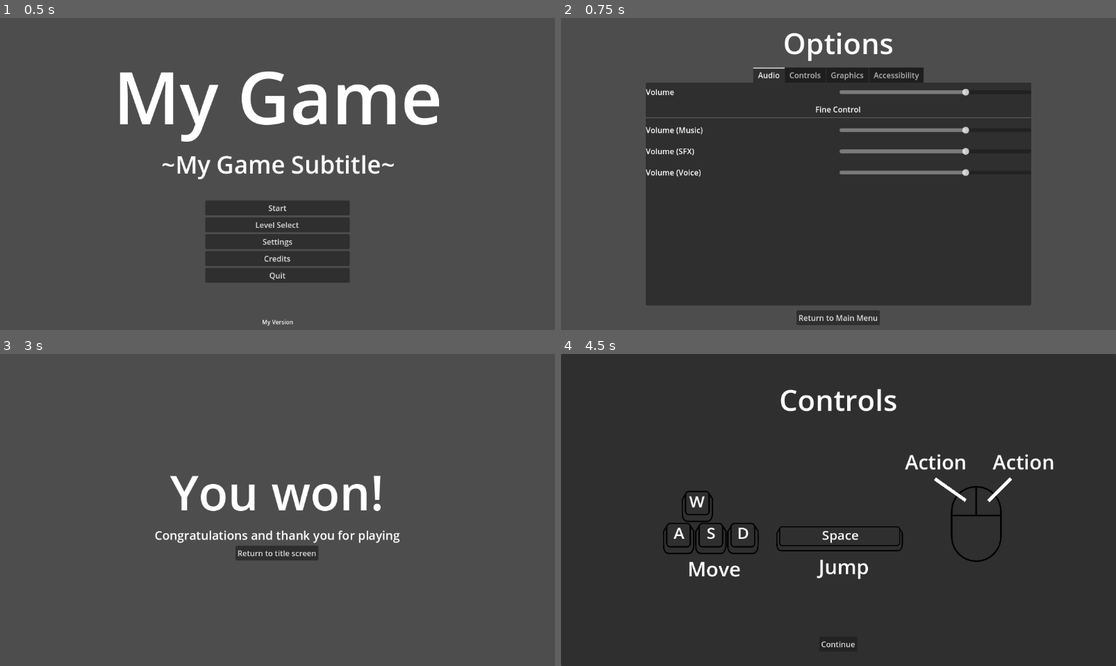
Above: before the commit, frames 1-4 (two rows, left to right).
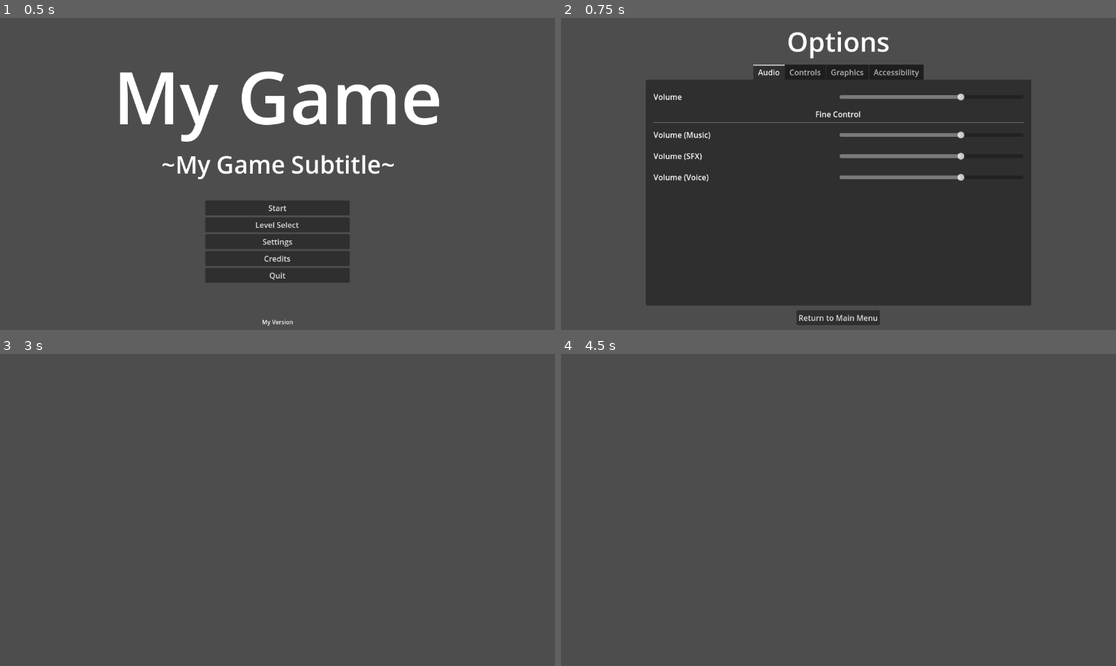
Above: after the commit, the same moments.

Repository: THE-ORONCO/godot-game-template
Game: Godot game, scene res://gamemanager/gamemanager.tscn
Two runs of this game, one before a commit and one after it. Both use one fixed random seed, a clock stepped at 60 frames per second and the inputs below.
Inputs (mouse positions are in pixels of both pictures, inside the frame that each line leads up to):
- Up to frame 1 (0.5 s): no input
- Up to frame 2 (0.75 s): click "Settings" at 0.5 s
- Up to frame 3 (3 s): click "Return to Main Menu" at 1.25 s; click "Start" at 2 s; click "Continue" at 2.75 s
- Up to frame 4 (4.5 s): click (838, 553) at 3.5 s, where only the run before the commit has a clickable "Return to title screen"; click (838, 544) at 4.25 s, where only the run before the commit has a clickable "Start"

Frame 1 is identical in both runs. In frame 2, 5.2% of the frame differs, in the area x 15-85%, y 4-53%; in frame 3, 2.7%; in frame 4, 100%, in the area x 0-100%, y 0-100%.

Commit message:
Improve default theme and make more controls themeable

Diff:
--- a/gamemanager/gamemanager.gd
+++ b/gamemanager/gamemanager.gd
@@ -14,7 +14,7 @@
 ## Formatable Strig pointing to
 @export var level_location = "res://levels/level_%s.tscn"
 
-@onready var pause_menu: Control
+@onready var pause_menu: Control = $SubViewportContainer/MenuLayer/PauseMenu
 @onready var menu_layer: Viewport = $SubViewportContainer/MenuLayer
 
 var level = 0
@@ -63,6 +63,7 @@
 #region Level Loading
 
 func _show_main_level() -> void:
+	InputManager.set_is_in_game(true)
 	var next_level: Node = main_level.instantiate()
 	if next_level.has_signal("win"):
 		next_level.win.connect(_next_level)
@@ -70,6 +71,7 @@
 		next_level.reset.connect(_reload_current_level)
 	add_child(next_level)
 	current_level_node = next_level
+
 
 func _next_level() -> void:
 	if level <= max_level and max_level > 0:
--- a/gamemanager/gamemanager.tscn
+++ b/gamemanager/gamemanager.tscn
@@ -1,8 +1,9 @@
-[gd_scene load_steps=6 format=3 uid="uid://cgu0vbr50x7di"]
+[gd_scene load_steps=7 format=3 uid="uid://cgu0vbr50x7di"]
 
 [ext_resource type="Script" path="res://gamemanager/gamemanager.gd" id="1_htktm"]
 [ext_resource type="PackedScene" uid="uid://bilai15byqef2" path="res://ui/screens/pause-menu/pause_menu.tscn" id="2_b2lg8"]
 [ext_resource type="Environment" uid="uid://bhb4ckqipjvu3" path="res://other/main_environment.tres" id="2_v1n10"]
+[ext_resource type="PackedScene" uid="uid://cyfvcuxi210mg" path="res://levels/level_1.tscn" id="2_xueuq"]
 [ext_resource type="Theme" uid="uid://hheneshfv1b2" path="res://ui/themes/your_theme.tres" id="3_8qpx4"]
 
 [sub_resource type="CanvasItemMaterial" id="CanvasItemMaterial_w0vat"]
@@ -11,6 +12,7 @@
 [node name="Gamemanager" type="Node"]
 process_mode = 3
 script = ExtResource("1_htktm")
+main_level = ExtResource("2_xueuq")
 
 [node name="WorldEnvironment" type="WorldEnvironment" parent="."]
 environment = ExtResource("2_v1n10")
@@ -41,4 +43,6 @@
 
 [node name="PauseMenu" parent="SubViewportContainer/MenuLayer" instance=ExtResource("2_b2lg8")]
 visible = false
-theme = null
+
+[connection signal="exit_game_btn_pressed" from="SubViewportContainer/MenuLayer/PauseMenu" to="." method="_quit_game"]
+[connection signal="exit_to_main_menu_btn_pressed" from="SubViewportContainer/MenuLayer/PauseMenu" to="." method="_return_to_title_screen"]
--- /dev/null
+++ b/levels/level_1.tscn
@@ -0,0 +1,3 @@
+[gd_scene format=3 uid="uid://cyfvcuxi210mg"]
+
+[node name="Level1" type="Node2D"]
--- a/ui/components/settings-menu/settings_menu.tscn
+++ b/ui/components/settings-menu/settings_menu.tscn
@@ -1,10 +1,12 @@
-[gd_scene load_steps=2 format=3 uid="uid://cv271fh4d2p13"]
+[gd_scene load_steps=3 format=3 uid="uid://cv271fh4d2p13"]
 
 [ext_resource type="Script" path="res://ui/components/settings-menu/settings_menu.gd" id="1_eae2p"]
+[ext_resource type="Theme" uid="uid://hheneshfv1b2" path="res://ui/themes/your_theme.tres" id="1_scglv"]
 
 [node name="SettingsMenu" type="TabContainer"]
 clip_contents = true
 custom_minimum_size = Vector2(600, 400)
 size_flags_vertical = 3
+theme = ExtResource("1_scglv")
 tab_alignment = 1
 script = ExtResource("1_eae2p")
--- a/ui/screens/credit-screen/credit_screen.tscn
+++ b/ui/screens/credit-screen/credit_screen.tscn
@@ -1,9 +1,7 @@
 [gd_scene load_steps=6 format=3 uid="uid://fd3xmnc047tm"]
 
 [ext_resource type="Script" path="res://ui/screens/credit-screen/credit_screen.gd" id="1_h6a2t"]
-
-[sub_resource type="LabelSettings" id="LabelSettings_mon07"]
-font_size = 80
+[ext_resource type="Theme" uid="uid://hheneshfv1b2" path="res://ui/themes/your_theme.tres" id="2_dvsi5"]
 
 [sub_resource type="LabelSettings" id="LabelSettings_cutkl"]
 font_size = 22
@@ -20,10 +18,7 @@
 anchor_bottom = 1.0
 grow_horizontal = 2
 grow_vertical = 2
-theme_override_constants/margin_left = 10
-theme_override_constants/margin_top = 10
-theme_override_constants/margin_right = 10
-theme_override_constants/margin_bottom = 10
+theme = ExtResource("2_dvsi5")
 script = ExtResource("1_h6a2t")
 credits = "res://ui/screens/credit-screen/credits.json"
 
@@ -45,8 +40,8 @@
 [node name="LabelCredits" type="Label" parent="VBoxContainer/ScrollContainer/VBoxContainer"]
 custom_minimum_size = Vector2(731.345, 0)
 layout_mode = 2
+theme_type_variation = &"HeaderLarge"
 text = "Credits"
-label_settings = SubResource("LabelSettings_mon07")
 horizontal_alignment = 1
 autowrap_mode = 2
 
--- a/ui/screens/pause-menu/pause_menu.tscn
+++ b/ui/screens/pause-menu/pause_menu.tscn
@@ -1,22 +1,8 @@
-[gd_scene load_steps=6 format=3 uid="uid://bilai15byqef2"]
+[gd_scene load_steps=4 format=3 uid="uid://bilai15byqef2"]
 
 [ext_resource type="Theme" uid="uid://hheneshfv1b2" path="res://ui/themes/your_theme.tres" id="1_0kumn"]
 [ext_resource type="Script" path="res://ui/screens/pause-menu/pause_menu.gd" id="2_0mnak"]
 [ext_resource type="PackedScene" uid="uid://cv271fh4d2p13" path="res://ui/components/settings-menu/settings_menu.tscn" id="4_e3p6x"]
-
-[sub_resource type="LabelSettings" id="LabelSettings_v8ayn"]
-font_size = 61
-
-[sub_resource type="StyleBoxFlat" id="StyleBoxFlat_q4jql"]
-content_margin_left = 32.0
-content_margin_top = 32.0
-content_margin_right = 32.0
-content_margin_bottom = 32.0
-bg_color = Color(0.329412, 0.501961, 0.768627, 1)
-corner_radius_top_left = 30
-corner_radius_top_right = 30
-corner_radius_bottom_right = 30
-corner_radius_bottom_left = 30
 
 [node name="PauseMenuScreen" type="Control"]
 layout_mode = 3
@@ -25,7 +11,6 @@
 anchor_bottom = 1.0
 grow_horizontal = 2
 grow_vertical = 2
-theme = ExtResource("1_0kumn")
 script = ExtResource("2_0mnak")
 
 [node name="CenterContainer" type="CenterContainer" parent="."]
@@ -35,6 +20,7 @@
 anchor_bottom = 1.0
 grow_horizontal = 2
 grow_vertical = 2
+theme = ExtResource("1_0kumn")
 
 [node name="MainPauseMenuPopup" type="PanelContainer" parent="CenterContainer"]
 unique_name_in_owner = true
@@ -46,8 +32,8 @@
 
 [node name="PausedLbl" type="Label" parent="CenterContainer/MainPauseMenuPopup/VBoxContainer"]
 layout_mode = 2
+theme_type_variation = &"HeaderMedium"
 text = "Paused"
-label_settings = SubResource("LabelSettings_v8ayn")
 horizontal_alignment = 1
 
 [node name="ContinueBtn" type="Button" parent="CenterContainer/MainPauseMenuPopup/VBoxContainer"]
@@ -70,11 +56,17 @@
 unique_name_in_owner = true
 visible = false
 layout_mode = 2
-theme_override_styles/panel = SubResource("StyleBoxFlat_q4jql")
+theme = ExtResource("1_0kumn")
 
 [node name="VBoxContainer" type="VBoxContainer" parent="CenterContainer/SettingsMenuPopup"]
 layout_mode = 2
 theme_override_constants/separation = 12
+
+[node name="Label" type="Label" parent="CenterContainer/SettingsMenuPopup/VBoxContainer"]
+layout_mode = 2
+theme_type_variation = &"HeaderMedium"
+text = "Settings"
+horizontal_alignment = 1
 
 [node name="SettingsMenu" parent="CenterContainer/SettingsMenuPopup/VBoxContainer" instance=ExtResource("4_e3p6x")]
 layout_mode = 2
--- a/ui/screens/settings-screen/settings_screen.tscn
+++ b/ui/screens/settings-screen/settings_screen.tscn
@@ -1,11 +1,8 @@
-[gd_scene load_steps=5 format=3 uid="uid://ywybicp1ess8"]
+[gd_scene load_steps=4 format=3 uid="uid://ywybicp1ess8"]
 
 [ext_resource type="Theme" uid="uid://hheneshfv1b2" path="res://ui/themes/your_theme.tres" id="1_i4lq1"]
 [ext_resource type="Script" path="res://ui/screens/settings-screen/settings_screen.gd" id="2_ck7g6"]
 [ext_resource type="PackedScene" uid="uid://cv271fh4d2p13" path="res://ui/components/settings-menu/settings_menu.tscn" id="4_i4lq1"]
-
-[sub_resource type="LabelSettings" id="LabelSettings_0gq4h"]
-font_size = 60
 
 [node name="OptionsMenu" type="MarginContainer"]
 anchors_preset = 15
@@ -31,8 +28,8 @@
 custom_minimum_size = Vector2(300, 0)
 layout_mode = 2
 size_flags_vertical = 0
+theme_type_variation = &"HeaderLarge"
 text = "Options"
-label_settings = SubResource("LabelSettings_0gq4h")
 horizontal_alignment = 1
 autowrap_mode = 2
 
--- a/ui/themes/your_theme.tres
+++ b/ui/themes/your_theme.tres
@@ -1,6 +1,24 @@
-[gd_resource type="Theme" load_steps=2 format=3 uid="uid://hheneshfv1b2"]
+[gd_resource type="Theme" load_steps=3 format=3 uid="uid://hheneshfv1b2"]
 
 [ext_resource type="Texture2D" uid="uid://b23e4kqj4o6dv" path="res://textures/Revert.svg" id="1_r1020"]
 
+[sub_resource type="StyleBoxFlat" id="StyleBoxFlat_0d4dl"]
+content_margin_left = 8.0
+content_margin_top = 8.0
+content_margin_right = 8.0
+content_margin_bottom = 8.0
+bg_color = Color(0.212305, 0.212305, 0.212305, 1)
+corner_radius_top_left = 2
+corner_radius_top_right = 2
+corner_radius_bottom_right = 2
+corner_radius_bottom_left = 2
+
 [resource]
+HeaderLarge/font_sizes/font_size = 56
+HeaderMedium/font_sizes/font_size = 24
+MarginContainer/constants/margin_bottom = 8
+MarginContainer/constants/margin_left = 8
+MarginContainer/constants/margin_right = 8
+MarginContainer/constants/margin_top = 8
+PanelContainer/styles/panel = SubResource("StyleBoxFlat_0d4dl")
 RevertButton/icons/icon = ExtResource("1_r1020")
